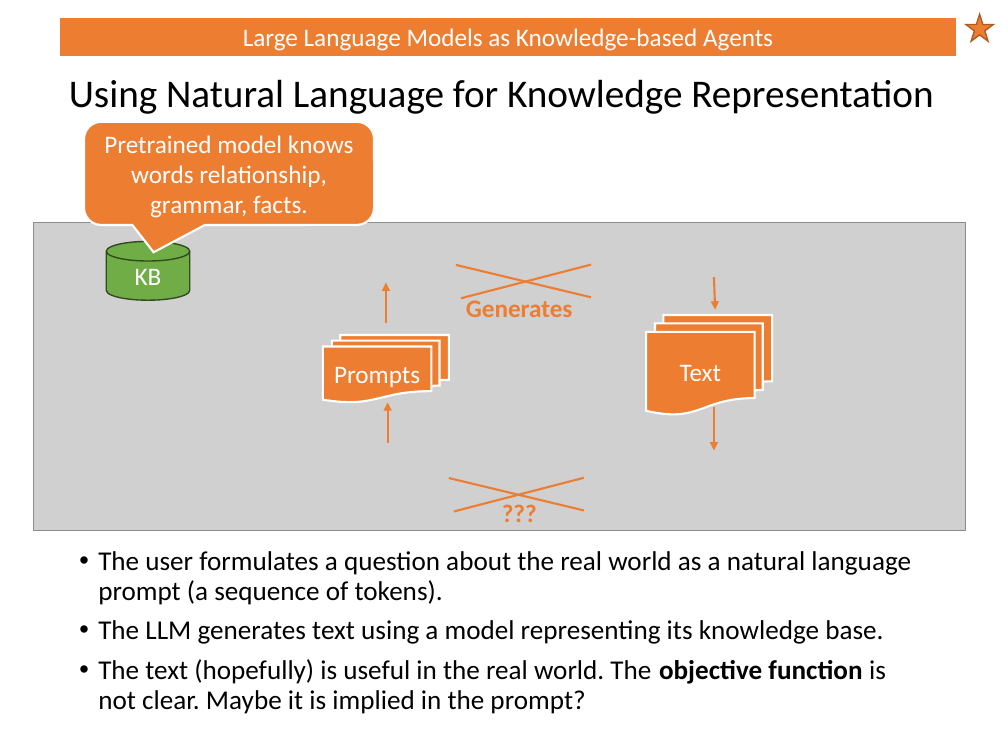
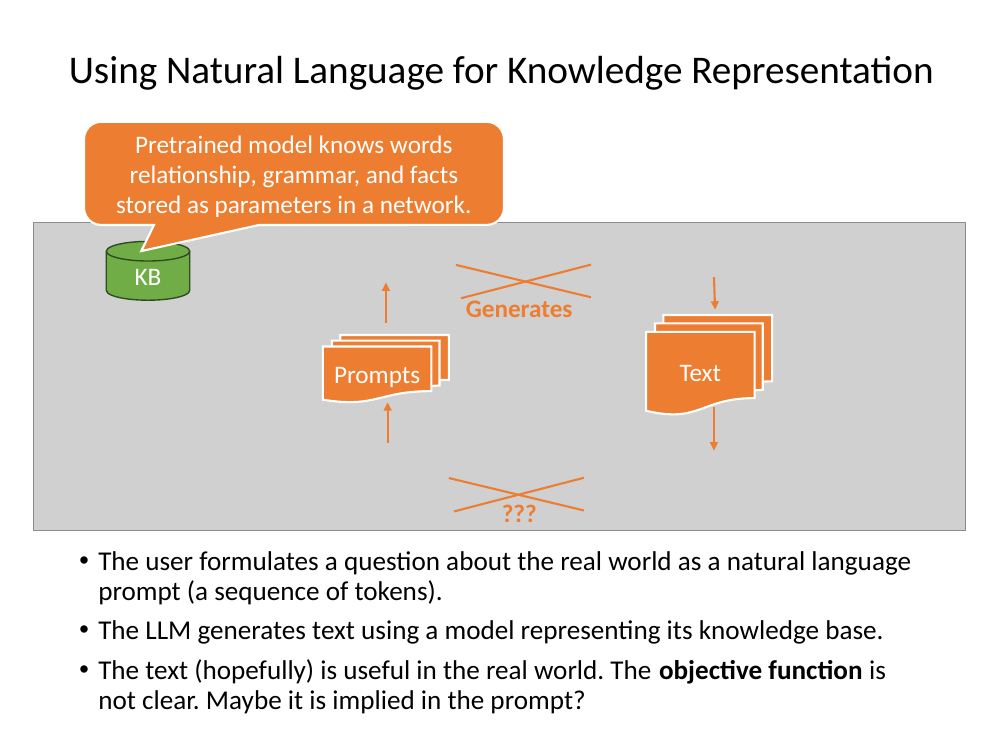
Before and after one commit to mhahsler/CS7320-AI, a slide deck: slide 11 of slides/07_knowledge-based.pptx (slide 39 before the commit). Drawn at 1008x756 pixels with LibreOffice and Linux fonts; fonts in the diff are those of the drawing; grey boxes stand for pictures. Boxes give left, top, right and bottom in pixels: in the first picture for what was removed or moved away, otherwise in the second. Text is boxed around its words. In the diff, an @@ line names an element or a change of style, - is before the commit and + after.

```diff
--- a/slides/07_knowledge-based.pptx
+++ b/slides/07_knowledge-based.pptx
@@ rectangle removed at bbox=[58, 17, 958, 57] @@
-Large Language Models as Knowledge-based Agents
@@ star removed at bbox=[966, 14, 993, 41] @@
@@ title "Using Natural Language for Knowledge ...": place and size @@
-title "Using Natural Language for Knowledge ..." at bbox=[69, 79, 933, 114]
+title "Using Natural Language for Knowledge ..." at bbox=[69, 55, 933, 90]
@@ rounded speech box "Pretrained model knows words relationship, ...": place and size @@
-rounded speech box "Pretrained model knows words relationship, ..." at bbox=[84, 122, 374, 225]
+rounded speech box "Pretrained model knows words relationship, ..." at bbox=[84, 122, 504, 225]
@@ rounded speech box "Pretrained model knows words relationship, ..." at bbox=[84, 122, 504, 225]: proportions changed @@
@@ text in rounded speech box at bbox=[116, 135, 472, 217]: text changed @@
-Pretrained model knows words relationship, grammar, facts.
+Pretrained model knows words relationship, grammar, and facts stored as parameters in a network.
```
Also in this commit, not shown: 26 other slides changed, 10 slides added, 5 slides removed, 2 other files.
